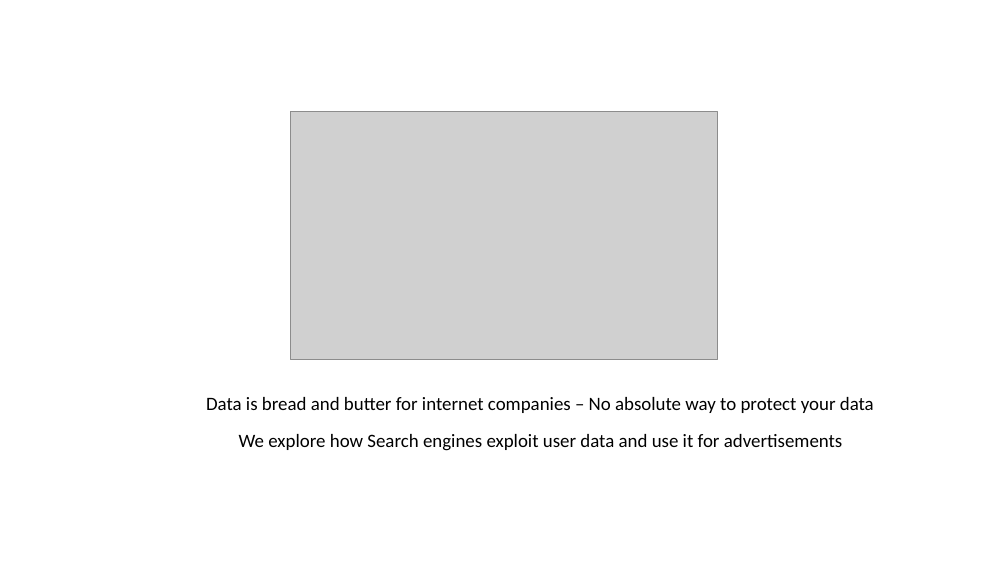
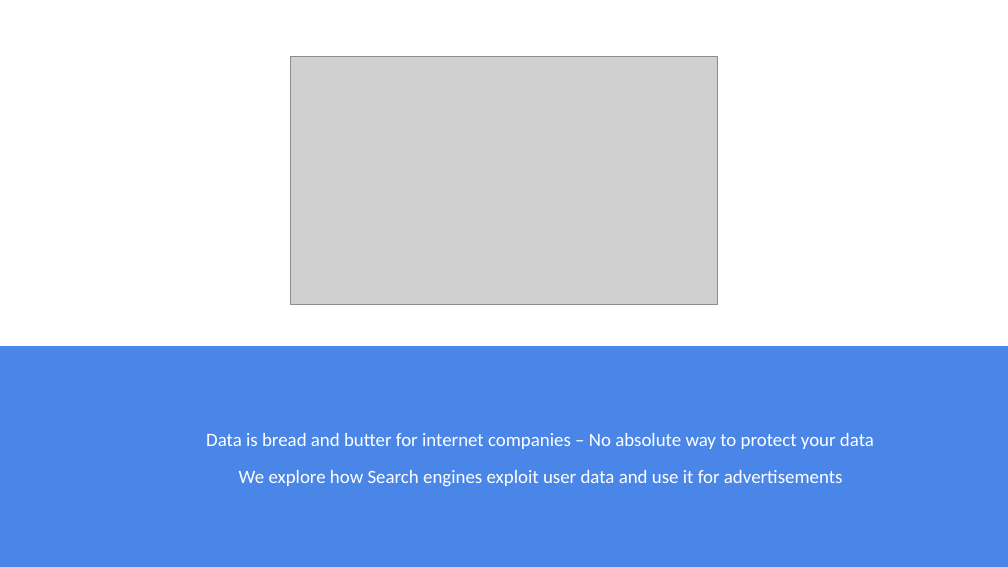
Before and after one commit to JayLohokare/who-am-I, a slide deck: slide 3 of Who am I.pptx. Drawn at 1008x567 pixels with LibreOffice and Linux fonts; fonts in the diff are those of the drawing; grey boxes stand for pictures. Boxes give left, top, right and bottom in pixels: in the first picture for what was removed or moved away, otherwise in the second. Text is boxed around its words. In the diff, an @@ line names an element or a change of style, - is before the commit and + after.

```diff
--- a/Who am I.pptx
+++ b/Who am I.pptx
@@ picture: place and size @@
-picture at <box>290,112,718,360</box>
+picture at <box>290,56,718,304</box>
@@ rectangle added at <box>0,346,1008,567</box>, fill #4A86E8 @@
@@ text "Data is bread and butter ...": place and size @@
-text "Data is bread and butter ..." at <box>206,397,874,413</box>
+text "Data is bread and butter ..." at <box>206,433,874,449</box>
@@ text "Data is bread and butter ..." at <box>206,433,874,449</box>: text colour #000000 to #FFFFFF @@
@@ text "We explore how Search engines ...": place and size @@
-text "We explore how Search engines ..." at <box>239,434,843,451</box>
+text "We explore how Search engines ..." at <box>239,470,843,486</box>
@@ text "We explore how Search engines ..." at <box>239,470,843,486</box>: text colour #000000 to #FFFFFF @@
```
Also in this commit, not shown: 19 other slides changed.
